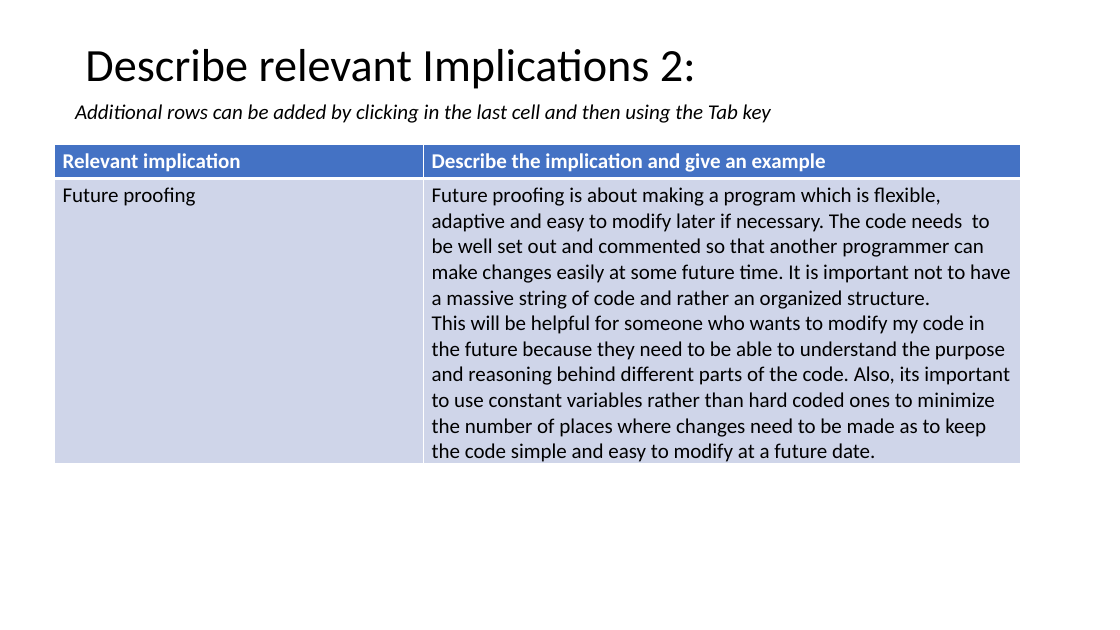
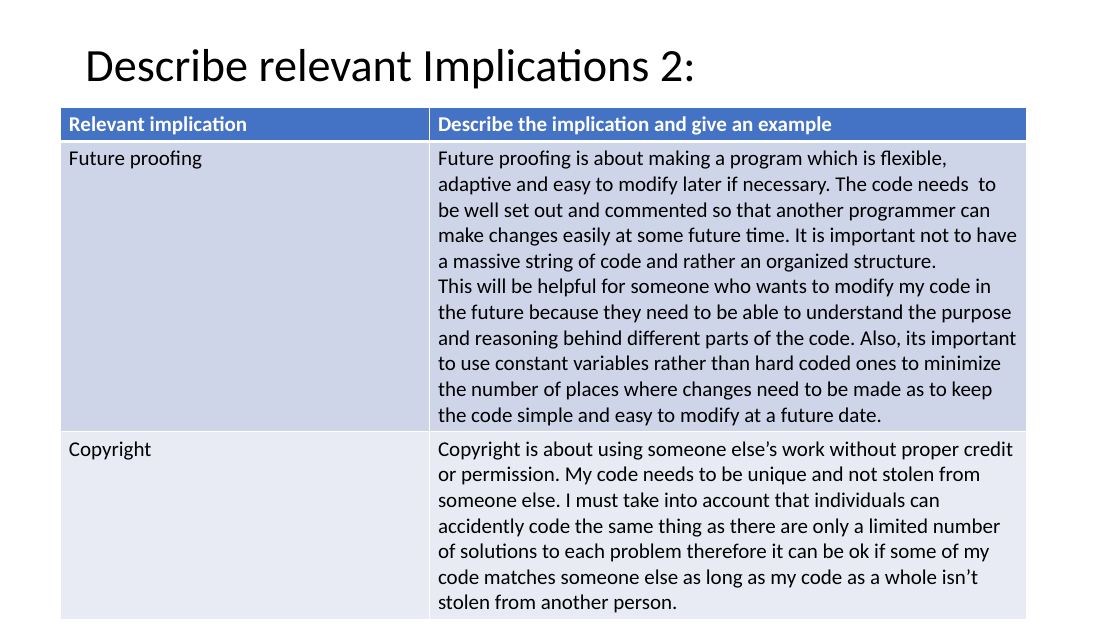
Before and after one commit to twschool/Assessment, a slide deck: slide 4 of Maori quiz documentation.pptx. Drawn at 1120x630 pixels with LibreOffice and Linux fonts; fonts in the diff are those of the drawing. Boxes give left, top, right and bottom in pixels: in the first picture for what was removed or moved away, otherwise in the second. Text is boxed around its words. In the diff, an @@ line names an element or a change of style, - is before the commit and + after.

Commit message:
Powerpoint commit

```diff
--- a/Maori quiz documentation.pptx
+++ b/Maori quiz documentation.pptx
@@ table at (60, 108, 1027, 617) @@
+row 3: Copyright | Copyright is about using someone else’s work without proper credit or permission. My code needs to be unique and not stolen from someone else. I must take into account that individuals can accidently code the same thing as there are only a limited number of solutions to each problem therefore it can be ok if some of my code matches someone else as long as my code as a whole isn’t stolen from another person.
@@ table: place and size @@
-table at (54, 145, 1020, 469)
+table at (60, 108, 1027, 617)
@@ text removed at (75, 104, 771, 123) @@
-Additional rows can be added by clicking in the last cell and then using the Tab key
```
Also in this commit, not shown: 2 other slides changed.
